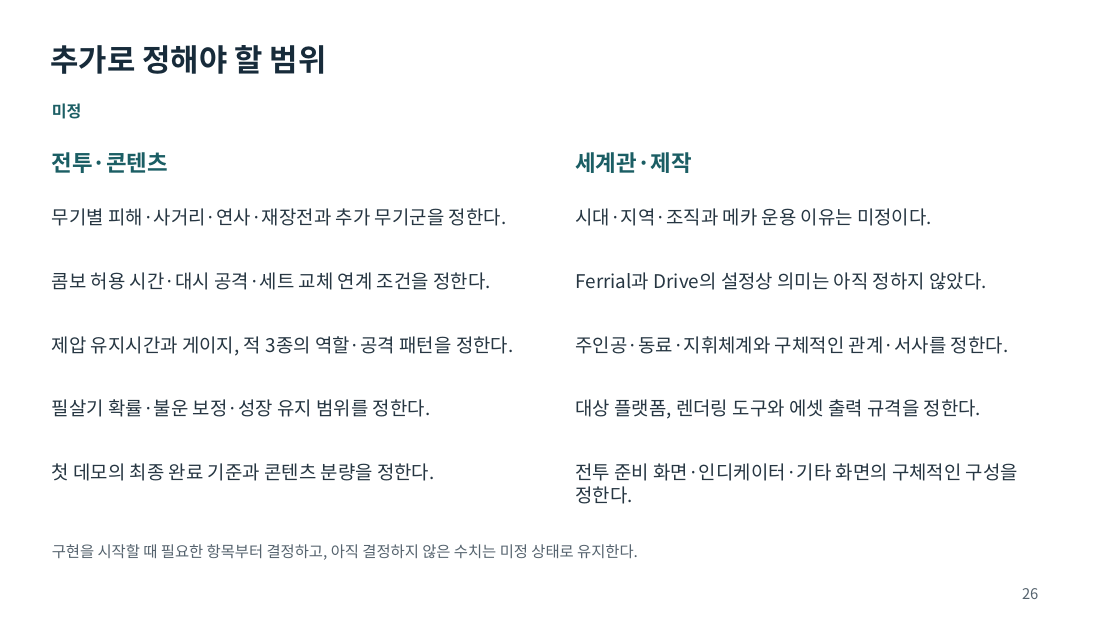
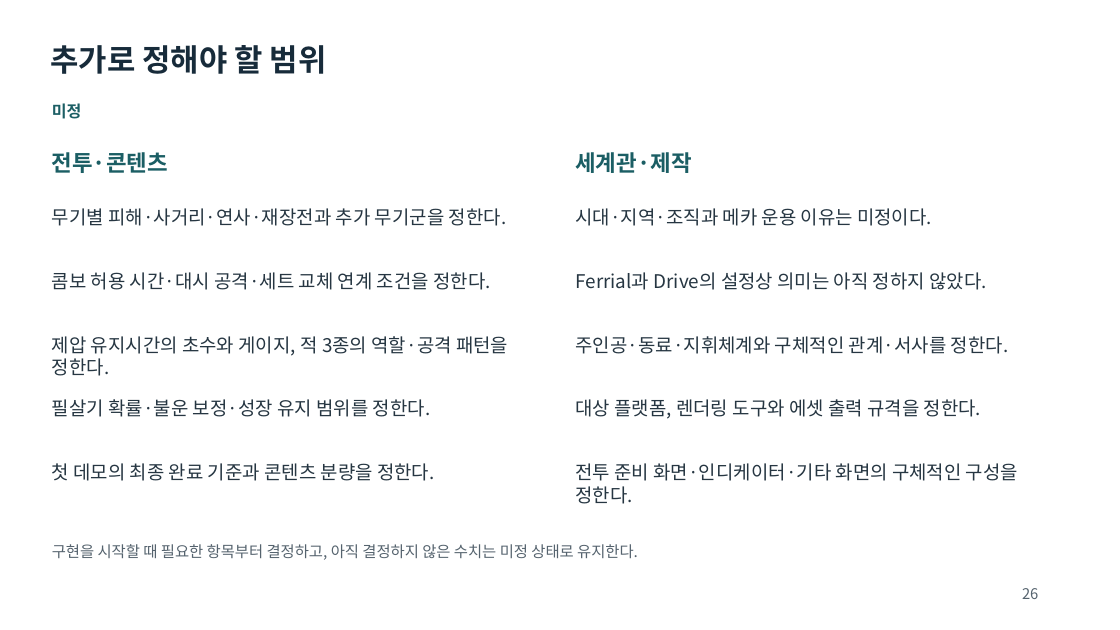
Before and after one commit to rachimel/FerrialDrive, a slide deck: slide 26 of docs/기획서.pptx. Drawn at 1120x630 pixels with LibreOffice and Linux fonts; fonts in the diff are those of the drawing. Boxes give left, top, right and bottom in pixels: in the first picture for what was removed or moved away, otherwise in the second. Text is boxed around its words. In the diff, an @@ line names an element or a change of style, - is before the commit and + after.

Commit message:
제압 규칙 확정 및 히로인 AI 이미지 제외

```diff
--- a/docs/기획서.pptx
+++ b/docs/기획서.pptx
@@ text at (52,336,508,376): text changed @@
-제압 유지시간과 게이지, 적 3종의 역할·공격 패턴을 정한다.
+제압 유지시간의 초수와 게이지, 적 3종의 역할·공격 패턴을 정한다.
```
Also in this commit, not shown: 5 other slides changed, 2 other files.
